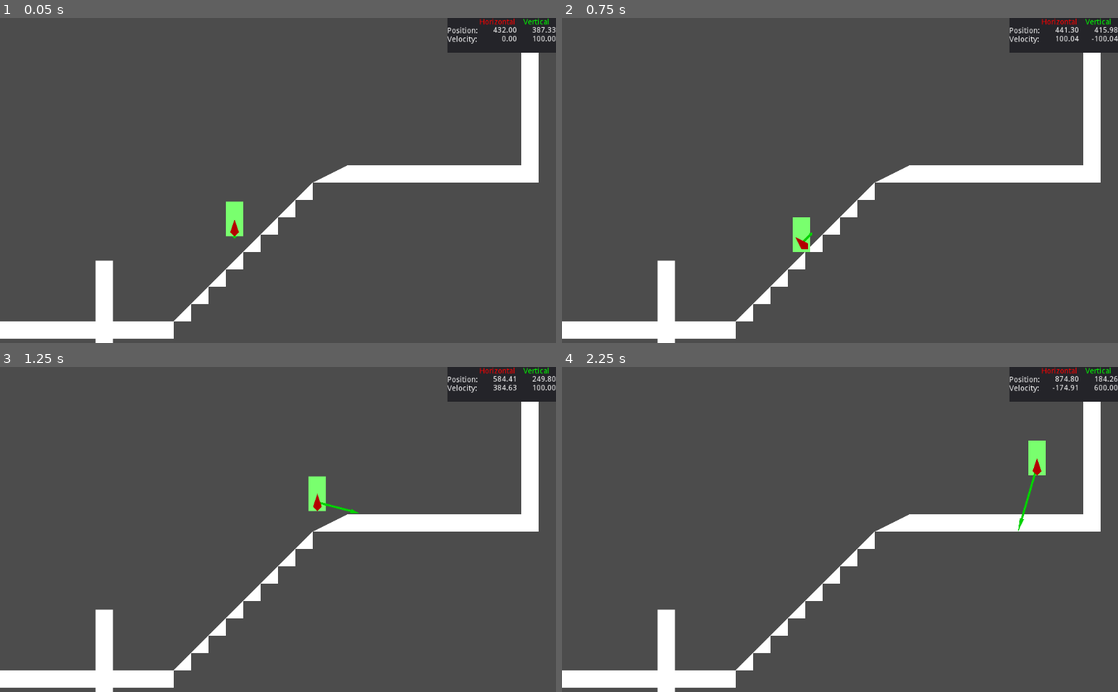
Above: before the commit, frames 1-4 (two rows, left to right).
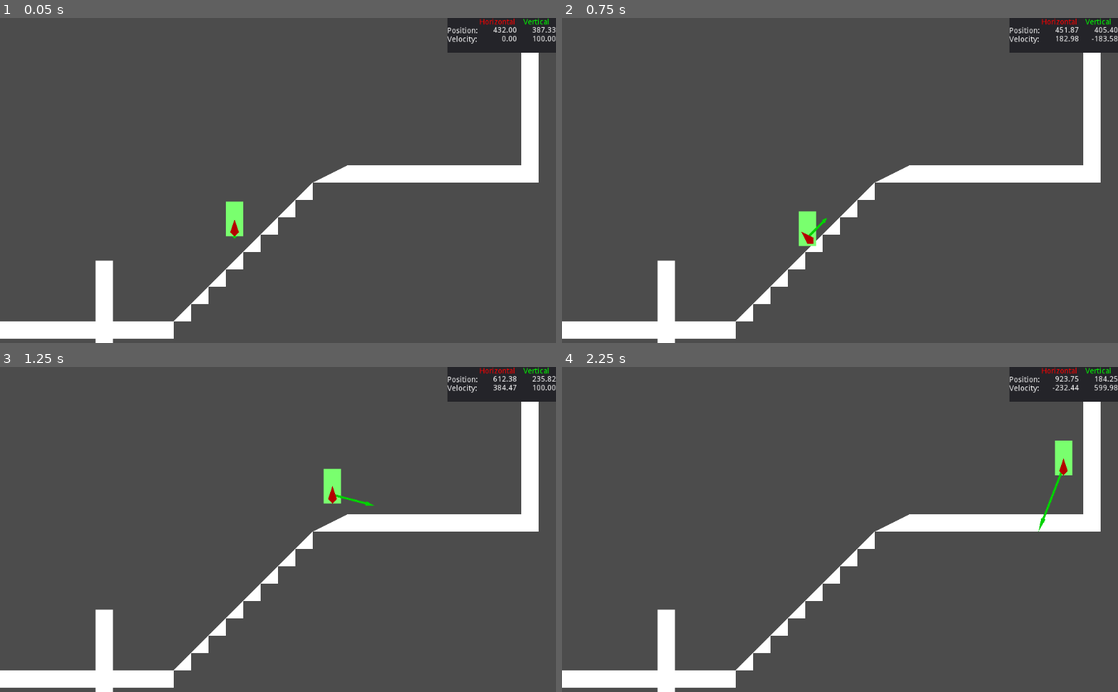
Above: after the commit, the same moments.

Repository: PixelLoaf/Project-Novae
Game: Godot game, scene res://TestLevel.tscn
Two runs of this game, one before a commit and one after it. Both use one fixed random seed, a clock stepped at 60 frames per second and the inputs below.
Inputs:
- Up to frame 1 (0.05 s): no input
- Up to frame 2 (0.75 s): tap Enter at 0.5 s; hold Right (right) from 0.53 s (still down)
- Up to frame 3 (1.25 s): keep holding Right (right); tap Space (jump) at 0.77 s
- Up to frame 4 (2.25 s): tap Space (jump) at 1.52 s; release Right (right) at 2.03 s; hold Left (left) from 2.03 s (still down)

Frame 1 is identical in both runs. In frame 2, 0.5% of the frame differs, in the area x 41-100%, y 2-73%; in frame 3, 0.8%; in frame 4, 1.0%, in the area x 82-100%, y 2-51%.

Commit message:
Fixed player not sliding down slopes

Diff:
--- a/files/Object/Player/Player.gd
+++ b/files/Object/Player/Player.gd
@@ -11,9 +11,7 @@
 # If the player is not moving, stop the player if they are moving slower than this
 const CHAR_INERT_STOP_SPEED = 160
 # If the player is moving, stop the player if they are moving slower than this
-const CHAR_MOVING_STOP_SPEED = 5
-# Momentum and inertia hinge around this
-var CHAR_SLIPPERINESS = 10
+const CHAR_MOVING_STOP_SPEED = 0
 
 # Maximum movement speed for the player
 export var char_speed_max = 400
@@ -28,6 +26,8 @@
 var char_floor_normal = CHAR_UP
 # Time since pressing the jump button
 var char_time_since_jump_button = 1.0
+# Momentum and inertia hinge around this
+var char_slipperiness = 0.2
 
 func char_get_normal():
 	if char_is_on_floor():
@@ -76,7 +76,7 @@
 			stop_speed = CHAR_MOVING_STOP_SPEED
 		target_speed = char_speed_max
 	# Increment variables
-	char_velocity += CHAR_GRAVITY * -CHAR_UP * delta
+	char_velocity += CHAR_GRAVITY * -char_get_normal() * delta
 	char_time_since_jump_button += delta
 	char_time_since_floor += delta
 	# Jump. The purpose of doing it this way is so that the player can press the
@@ -101,9 +101,7 @@
 			char_floor_normal = CHAR_UP;
 		else:
 			char_floor_normal = char_floor_normal.normalized()
-		print("NEW FLOOR")
 	# Change the player's horizontal movement according to the player's input
 	veloc_h = char_get_motion_horizontal(char_get_normal())
-	#veloc_h = lerp(veloc_h, target_speed, pow(delta, 1.0/2.0))
-	veloc_h += (target_speed - veloc_h) / CHAR_SLIPPERINESS
+	veloc_h += delta * (target_speed - veloc_h) / char_slipperiness
 	char_set_motion_horizontal(char_get_normal(), veloc_h)
--- a/files/Object/Player/player.tscn
+++ b/files/Object/Player/player.tscn
@@ -13,7 +13,7 @@
 custom_solver_bias = 0.0
 extents = Vector2( 16, 32 )
 
-[node name="player" type="KinematicBody2D"]
+[node name="player" type="KinematicBody2D" index="0"]
 
 z_index = 1
 input_pickable = false
